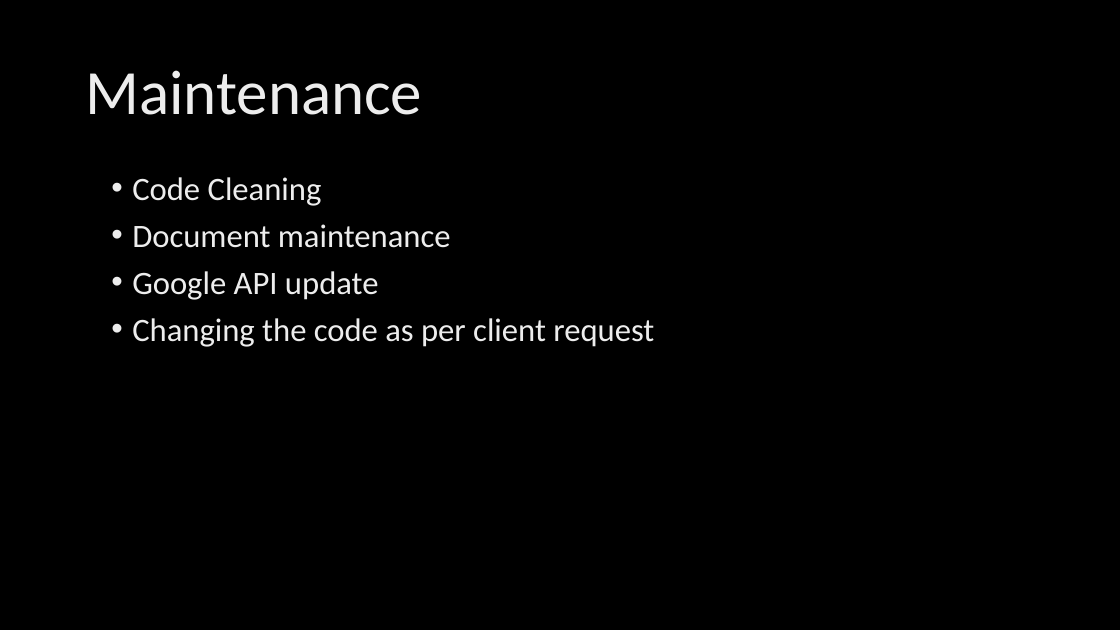
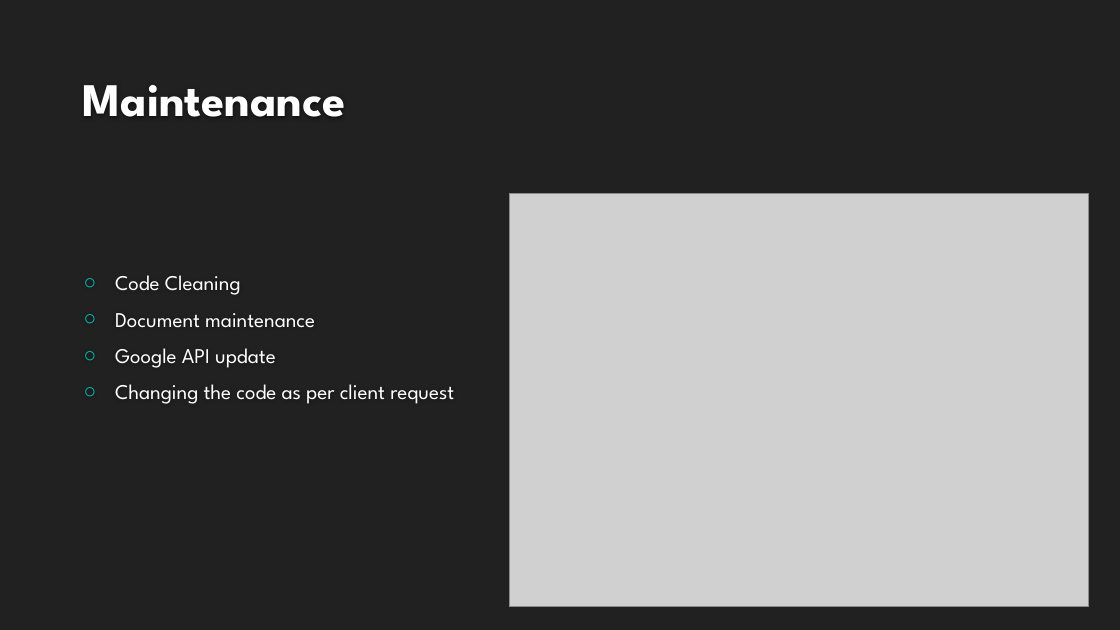
Before and after one commit to HalfMomentum/Belleza, a slide deck: slide 19 of Documentation/BELLZA WEBAPP.pptx (slide 20 before the commit). Drawn at 1120x630 pixels with LibreOffice and Linux fonts; fonts in the diff are those of the drawing; grey boxes stand for pictures; background and template pictures are left out. Boxes give left, top, right and bottom in pixels: in the first picture for what was removed or moved away, otherwise in the second. Text is boxed around its words. In the diff, an @@ line names an element or a change of style, - is before the commit and + after.

Commit message:
Added documentation COmpiled

```diff
--- a/Documentation/BELLZA WEBAPP.pptx
+++ b/Documentation/BELLZA WEBAPP.pptx
@@ background picture (left out) to #212121 @@
@@ title "Maintenance": place and size @@
-title "Maintenance" at (85,70,422,115)
+title "Maintenance" at (83,85,346,117)
@@ title "Maintenance" at (83,85,346,117): size 54 to 40 pt, font Calibri to League Spartan, text colour gradient #BFBFBF to #EDEDED to #FFFFFF to #FEFEFE, bold on; line spacing 0.9 to 1; vertical alignment middle to bottom @@
@@ text "Code Cleaning": place and size @@
-text "Code Cleaning" at (132,177,654,347)
+text "Code Cleaning" at (115,275,454,404)
@@ text "Code Cleaning" at (115,275,454,404): size 28 to 18 pt, font Calibri to League Spartan, text colour gradient #BFBFBF to #EDEDED to #FFFFFF to #FFFFFF; bullet • to ○; line spacing 0.9 to 1; vertical alignment top to middle @@
@@ picture added at (510,193,1090,607) @@
```
Also in this commit, not shown: 15 other slides changed, 5 slides added, 6 slides removed, 6 other files.
